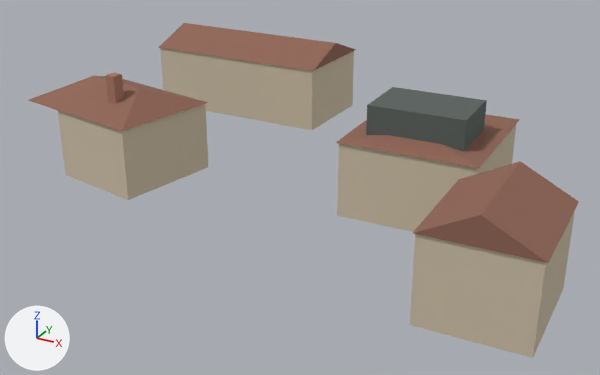
Two versions of the glTF model public/models/tiers/xinhua-road/massing-v3/xinhua-villas-329-massing.glb, one commit apart.
Before and after are seen from a 50 mm lens placed at (18.5, -45.2, 19.4), pointed at (-3.3, -5.6, -0.3). Arrows for +X, +Y and +Z are at lower left; the lights stay in place. The older version comes first. Vertices at exactly the same position are counted once.

Names of what the first picture shows: 'xinhua-villas-329-member-15', 'xinhua-villas-329-member-36', 'xinhua-villas-329-member-40', 'xinhua-villas-329-member-42'.
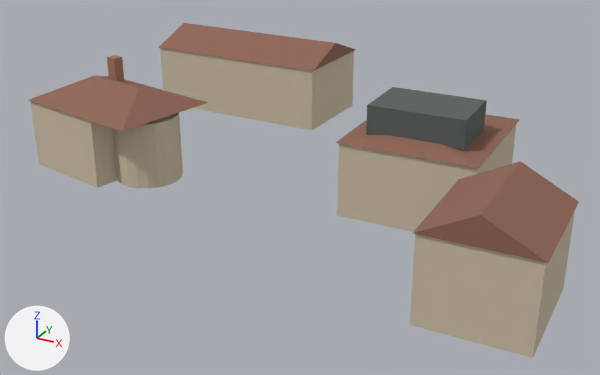
Location of each change, (x1, y1, x2, y2) in pixels of the pictures (600 x 375 px; the box of a moved part takes in the faces that stretch with it):
'xinhua-villas-329-member-36', reshaped
    before: (28, 73, 208, 200)
    after: (28, 55, 208, 188)
part 1 of me_xinhua_villas_329_member_36_mesh, moved or reshaped
    before: (106, 73, 124, 104)
    after: (107, 55, 124, 82)
part 2 of me_xinhua_villas_329_member_36_mesh, moved or reshaped
    before: (58, 104, 208, 200)
    after: (31, 102, 117, 188)
part 3 of me_xinhua_villas_329_member_36_mesh, moved or reshaped (not visible before)
    after: (113, 113, 183, 188)
part 4 of me_xinhua_villas_329_member_36_mesh, moved or reshaped
    both: (28, 76, 208, 132)

Diff of the bpy script that builds the scene:
```diff
--- a/public/models/tiers/xinhua-road/massing-v3/xinhua-villas-329-massing.glb.py
+++ b/public/models/tiers/xinhua-road/massing-v3/xinhua-villas-329-massing.glb.py
@@ me_xinhua_villas_329_member_36_mesh @@
 me_xinhua_villas_329_member_36_mesh.from_pydata(...)  # 62 vertices, 108 faces; spans x -18.99..-9.18, y -12.63..-4.55, z 0.0..6.35
 # used by ob_xinhua_villas_329_member_36; location = (0.0, 0.0, 0.0)
+# me_xinhua_villas_329_member_36_mesh part 1: the loose piece of 8 vertices spanning x -13.21..-12.43, y -10.49..-9.74, z 0.0..6.35 is turned 180 degrees about the z axis through its middle, then moved by (-2.54, 3.05, 0.0)
+# me_xinhua_villas_329_member_36_mesh part 2: the loose piece of 8 vertices spanning x -16.17..-9.33, y -12.48..-5.2, z 0.0..4.15 is turned 180 degrees about the z axis through its middle, then moved by (-2.67, 0.5, 0.0)
+# me_xinhua_villas_329_member_36_mesh part 3: the loose piece of 40 vertices spanning x -18.47..-14.54, y -10.1..-6.17, z 0.0..3.9 is moved by (4.84, -0.91, 0.0)
+# me_xinhua_villas_329_member_36_mesh part 4: the loose piece of 6 vertices spanning x -18.99..-9.18, y -12.63..-4.55, z 4.15..5.35 is turned 180 degrees about the z axis through its middle
 me_xinhua_villas_329_member_36_mesh.materials.append(mat_xinhua_villas_329_massing_chimney_brick)
```
